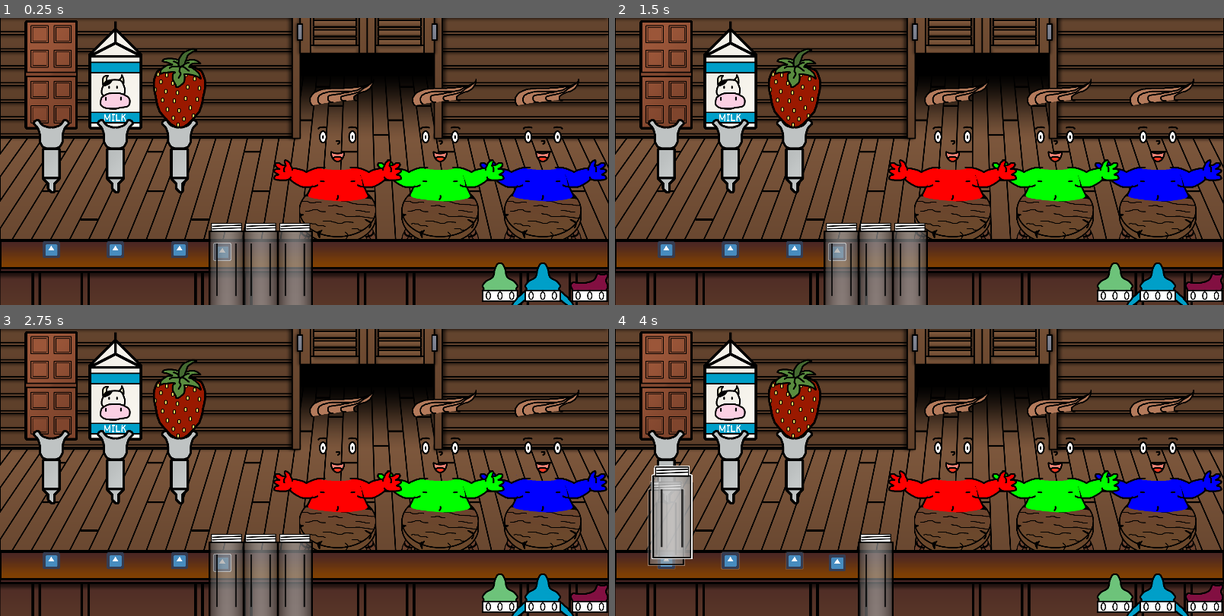
Above: before the commit, frames 1-4 (two rows, left to right).
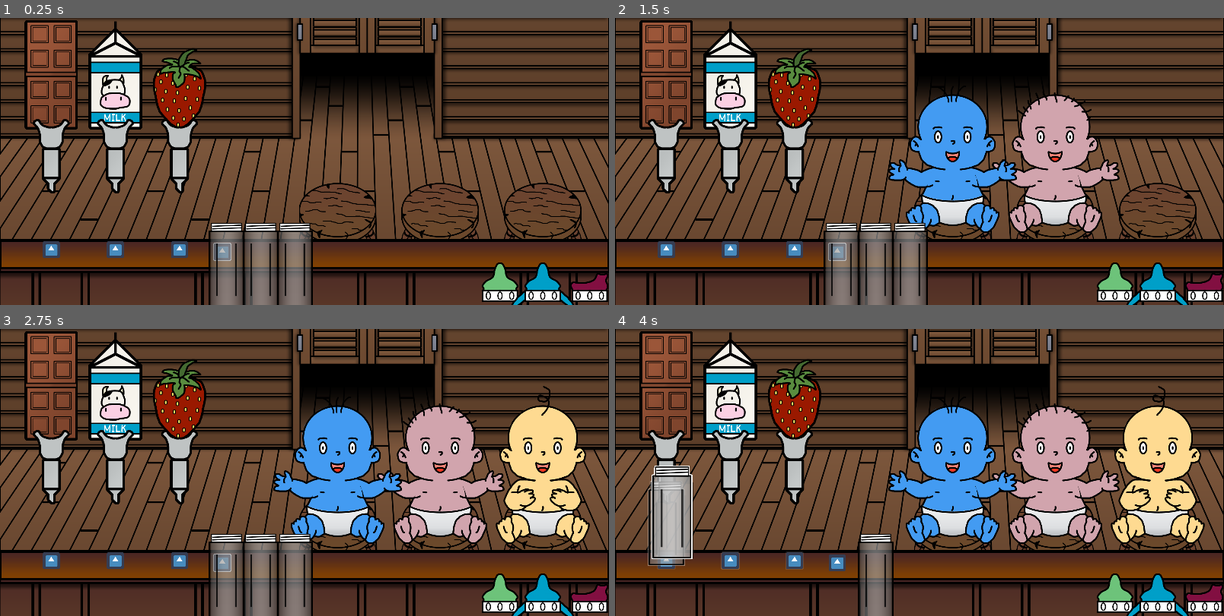
Above: after the commit, the same moments.

Repository: Gravedigger7789/little-willys-milk-bar
Game: Godot game, scene res://World.tscn
Two runs of this game, one before a commit and one after it. Both use one fixed random seed, a clock stepped at 60 frames per second and the inputs below. The engine's default icon, where the game draws it, is replaced by a stand-in: a white triangle on a blue panel in a dark square.
Inputs (mouse positions are in pixels of both pictures, inside the frame that each line leads up to):
- Up to frame 1 (0.25 s): no input
- Up to frame 2 (1.5 s): tap Enter at 0.5 s; drag from (663, 86) to (663, 250) at 0.52 s; tap Space at 1.25 s; drag from (730, 86) to (663, 250) at 1.27 s
- Up to frame 3 (2.75 s): tap Enter at 2 s; move the mouse to (176, 397) at 2.02 s; press the mouse at (176, 397) at 2.03 s
- Up to frame 4 (4 s): release the mouse at (791, 397) at 2.75 s; tap Space at 2.75 s; drag from (907, 575) to (663, 561) at 2.77 s; drag from (840, 575) to (663, 509) at 3.52 s

The runs differ from the first frame. In frame 1, 6.5% of the frame differs, in the area x 44-100%, y 21-65%; in frame 2, 13%; in frame 3, 17%; in frame 4, 17%, in the area x 45-100%, y 19-75%.

Commit message:
Setup randomized baby spawner

Diff:
--- a/World.gd
+++ b/World.gd
@@ -2,7 +2,8 @@
 
 #var held_object: Node2D = null
 
-#func _ready() -> void:
+func _ready() -> void:
+	randomize()
 #	for node in get_tree().get_nodes_in_group("pickable"):
 #		node.connect("touched", self, "_on_pickable_clicked")
 
--- a/World.tscn
+++ b/World.tscn
@@ -1,14 +1,13 @@
-[gd_scene load_steps=11 format=2]
+[gd_scene load_steps=10 format=2]
 
 [ext_resource path="res://src/Objects/Bottle.tscn" type="PackedScene" id=1]
 [ext_resource path="res://assets/bar/bar-back.png" type="Texture" id=2]
 [ext_resource path="res://World.gd" type="Script" id=3]
 [ext_resource path="res://src/Objects/BottleCap.tscn" type="PackedScene" id=4]
-[ext_resource path="res://src/Characters/Baby.tscn" type="PackedScene" id=5]
+[ext_resource path="res://src/Objects/BabySpawner.tscn" type="PackedScene" id=5]
 [ext_resource path="res://src/Objects/BottleLauncher.tscn" type="PackedScene" id=6]
 [ext_resource path="res://assets/background/background.png" type="Texture" id=7]
 [ext_resource path="res://assets/bar/bartop.png" type="Texture" id=8]
-[ext_resource path="res://assets/bar/bar-stool.png" type="Texture" id=10]
 [ext_resource path="res://src/Objects/Tap.tscn" type="PackedScene" id=11]
 
 [node name="World" type="Node"]
@@ -32,31 +31,16 @@
 
 [node name="Stools" type="Node2D" parent="Bar"]
 
-[node name="Stool" type="Sprite" parent="Bar/Stools"]
+[node name="BabySpawner" parent="Bar/Stools" instance=ExtResource( 5 )]
 position = Vector2( 2032, 736 )
-texture = ExtResource( 10 )
 
-[node name="Stool2" type="Sprite" parent="Bar/Stools"]
+[node name="BabySpawner2" parent="Bar/Stools" instance=ExtResource( 5 )]
 position = Vector2( 1648, 736 )
-texture = ExtResource( 10 )
 
-[node name="Stool3" type="Sprite" parent="Bar/Stools"]
+[node name="BabySpawner3" parent="Bar/Stools" instance=ExtResource( 5 )]
 position = Vector2( 1264, 736 )
-texture = ExtResource( 10 )
 
 [node name="Babies" type="Node2D" parent="Bar"]
-
-[node name="Baby" parent="Bar/Babies" instance=ExtResource( 5 )]
-position = Vector2( 2032, 512 )
-color = Color( 0, 0, 1, 1 )
-
-[node name="Baby2" parent="Bar/Babies" instance=ExtResource( 5 )]
-position = Vector2( 1648, 512 )
-color = Color( 0, 1, 0, 1 )
-
-[node name="Baby3" parent="Bar/Babies" instance=ExtResource( 5 )]
-position = Vector2( 1264, 512 )
-color = Color( 1, 0, 0, 1 )
 
 [node name="Back" type="Sprite" parent="Bar"]
 position = Vector2( 1140, 1088 )
--- a/src/Characters/Baby.gd
+++ b/src/Characters/Baby.gd
@@ -1,18 +1,52 @@
-tool
 extends Node2D
 
 
-export var color: Color = Color(1, 1, 1, 1) setget set_color
+signal satisfied(happiness_level)
 
 
+const HAIR_STYLES := [
+	preload("res://assets/baby/baby-hair-1.png"),
+	preload("res://assets/baby/baby-hair-2.png"),
+	preload("res://assets/baby/baby-hair-3.png"),
+	preload("res://assets/baby/baby-hair-4.png"),
+	preload("res://assets/baby/baby-hair-5.png"),
+]
+
+const FACES := [
+	preload("res://assets/baby/baby-face-cry.png"),
+	preload("res://assets/baby/baby-face-sad.png"),
+	preload("res://assets/baby/baby-face-eh.png"),
+	preload("res://assets/baby/baby-face-happy.png"),
+]
+
+const ARMS := [
+	preload("res://assets/baby/baby-arms-close.png"),
+	preload("res://assets/baby/baby-arms-open.png")
+]
+
+export var color: Color = Color(1, 1, 1, 1) setget set_color
+export(int, 0,4) var hair_style: int = 0 setget set_hair_style
+export(int, 0,1) var arm_position: int = 0 setget set_arm_position
+export var happiness_degrade_time := 10.0
+
+
+var happiness_level: int = 3 setget set_happiness
+
 onready var body: Sprite = $Body
+onready var legs: Sprite = $Legs
 onready var arms: Sprite = $Arms
-onready var face: Sprite = $Face
-onready var hair: Sprite = $Hair
+onready var head: Sprite = $Head
+onready var face: Sprite = $Head/Face
+onready var hair: Sprite = $Head/Hair
+onready var happy_timer: Timer = $HappyTimer
+onready var sit_position: Position2D = $SitPosition
 
 
 func _ready() -> void:
-	set_color(color)
+	set_color(Color(randf(), randf(), randf(), 1.0))
+	set_hair_style(randi() % HAIR_STYLES.size())
+	set_arm_position(randi() % ARMS.size())
+	happy_timer.start(happiness_degrade_time)
 
 
 func set_color(value: Color) -> void:
@@ -20,5 +54,36 @@
 	if is_inside_tree():
 		if body:
 			body.modulate = color
+		if legs:
+			legs.modulate = color
 		if arms:
 			arms.modulate = color
+		if head:
+			head.self_modulate = color
+
+
+func set_hair_style(value: int) -> void:
+	hair_style = value
+	if hair:
+		hair.texture = HAIR_STYLES[hair_style]
+
+
+func set_arm_position(value: int) -> void:
+	arm_position = value
+	if arms:
+		arms.texture = ARMS[arm_position]
+
+
+func set_happiness(value: int) -> void:
+	happiness_level = value
+	if face:
+		face.texture = FACES[happiness_level]
+
+
+func _on_HappyTimer_timeout() -> void:
+	if happiness_level > 0:
+		self.happiness_level -= 1
+		happy_timer.start(happiness_degrade_time)
+	else:
+		emit_signal("satisfied", happiness_level)
+		queue_free()
--- a/src/Characters/Baby.tscn
+++ b/src/Characters/Baby.tscn
@@ -1,10 +1,13 @@
-[gd_scene load_steps=6 format=2]
+[gd_scene load_steps=9 format=2]
 
 [ext_resource path="res://assets/baby/baby-hair-3.png" type="Texture" id=1]
 [ext_resource path="res://assets/baby/baby-arms-open.png" type="Texture" id=2]
 [ext_resource path="res://assets/baby/baby-body.png" type="Texture" id=3]
 [ext_resource path="res://assets/baby/baby-face-happy.png" type="Texture" id=4]
 [ext_resource path="res://src/Characters/Baby.gd" type="Script" id=5]
+[ext_resource path="res://assets/baby/baby-diap.png" type="Texture" id=6]
+[ext_resource path="res://assets/baby/baby-head.png" type="Texture" id=7]
+[ext_resource path="res://assets/baby/baby-legs.png" type="Texture" id=8]
 
 [node name="Baby" type="Node2D"]
 script = ExtResource( 5 )
@@ -12,11 +15,28 @@
 [node name="Body" type="Sprite" parent="."]
 texture = ExtResource( 3 )
 
+[node name="Diaper" type="Sprite" parent="."]
+texture = ExtResource( 6 )
+
+[node name="Legs" type="Sprite" parent="."]
+texture = ExtResource( 8 )
+
 [node name="Arms" type="Sprite" parent="."]
 texture = ExtResource( 2 )
 
-[node name="Face" type="Sprite" parent="."]
+[node name="Head" type="Sprite" parent="."]
+texture = ExtResource( 7 )
+
+[node name="Face" type="Sprite" parent="Head"]
 texture = ExtResource( 4 )
 
-[node name="Hair" type="Sprite" parent="."]
+[node name="Hair" type="Sprite" parent="Head"]
 texture = ExtResource( 1 )
+
+[node name="HappyTimer" type="Timer" parent="."]
+one_shot = true
+
+[node name="SitPosition" type="Position2D" parent="."]
+position = Vector2( 0, 224 )
+
+[connection signal="timeout" from="HappyTimer" to="." method="_on_HappyTimer_timeout"]
--- /dev/null
+++ b/src/Objects/BabySpawner.gd
@@ -0,0 +1,23 @@
+extends Node2D
+
+
+export(PackedScene) var baby_scene = preload("res://src/Characters/Baby.tscn")
+
+onready var spawn_timer: Timer = $SpawnTimer
+onready var spawn_position: Position2D = $SpawnPosition
+
+
+# Called when the node enters the scene tree for the first time.
+func _ready() -> void:
+	spawn_timer.start(rand_range(0.25, 5.0))
+
+
+func _on_SpawnTimer_timeout() -> void:
+	var baby_instance = baby_scene.instance()
+	spawn_position.add_child(baby_instance)
+	baby_instance.position = spawn_position.position - baby_instance.sit_position.position
+	var _connected = baby_instance.connect("satisfied", self, "_on_Baby_Satisfied")
+
+
+func _on_Baby_Satisfied(_happiness_level: float) -> void:
+	spawn_timer.start(rand_range(2.0, 10.0))
--- /dev/null
+++ b/src/Objects/BabySpawner.tscn
@@ -0,0 +1,17 @@
+[gd_scene load_steps=3 format=2]
+
+[ext_resource path="res://assets/bar/bar-stool.png" type="Texture" id=1]
+[ext_resource path="res://src/Objects/BabySpawner.gd" type="Script" id=2]
+
+[node name="BabySpawner" type="Node2D"]
+script = ExtResource( 2 )
+
+[node name="Seat" type="Sprite" parent="."]
+texture = ExtResource( 1 )
+
+[node name="SpawnPosition" type="Position2D" parent="."]
+
+[node name="SpawnTimer" type="Timer" parent="."]
+one_shot = true
+
+[connection signal="timeout" from="SpawnTimer" to="." method="_on_SpawnTimer_timeout"]
